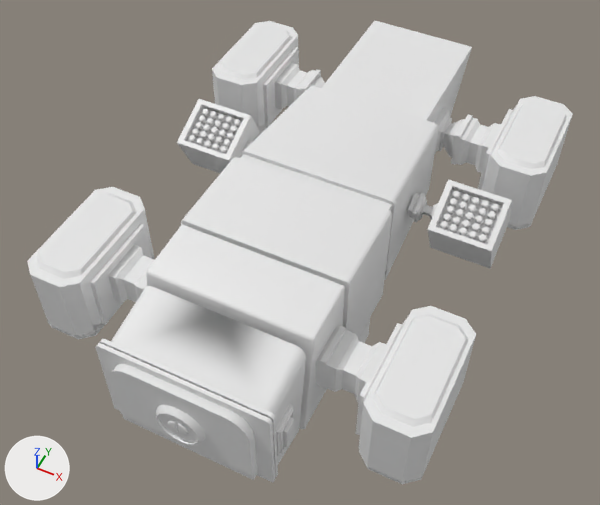
The FBX model Assets/@1_GJY/Art/Models/Boss_GunShip.fbx: old version first, new version second.
The view is the same before and after, from a 50 mm lens placed at (3.4, -6.61, 8.4), pointed at (-0.14, 0.48, -0.47). The axes (+X, +Y, +Z) are drawn at lower left. The lights are the same throughout. Where no turn or scale is listed for an object, it has been applied to the vertices.

The older version as bpy lines, for what is in view:
```python
me_cube_003 = bpy.data.meshes.new('Cube.003')
me_cube_003.from_pydata(...)  # 2483 vertices, 2294 faces; spans x -2.67..2.67, y -0.91..0.96, z -4.59..2.93
me_cube_007 = bpy.data.meshes.new('Cube.007')
me_cube_007.from_pydata(...)  # 133 vertices, 136 faces; spans x -0.42..0.42, y -0.98..0.0, z -0.79..0.8
me_cube_008 = bpy.data.meshes.new('Cube.008')
me_cube_008.from_pydata(...)  # 1162 vertices, 1124 faces; spans x -0.99..0.99, y -0.24..0.34, z -2.41..0.52
me_cube_009 = bpy.data.meshes.new('Cube.009')
me_cube_009.from_pydata(...)  # 1856 vertices, 1892 faces; spans x -2.4..2.4, y -0.51..0.51, z -0.51..0.51
me_cylinder = bpy.data.meshes.new('Cylinder')
me_cylinder.from_pydata(...)  # 320 vertices, 290 faces; spans x -1.0..1.0, y -0.41..0.0, z -1.0..1.0
ob_body = bpy.data.objects.new('Body', me_cube_003)
ob_body.location = (0.0, 0.0, 0.0)
ob_body.rotation_euler = (1.571, 0.0, 0.0)  # degrees (90, 0, 0)
ob_rocketpod = bpy.data.objects.new('RocketPod', me_cube_009)
ob_rocketpod.location = (0.0, 1.45, 0.18)
ob_undercannon = bpy.data.objects.new('UnderCannon', me_cube_008)
ob_undercannon.location = (0.0, 0.4, -0.94)
ob_undercannonbody = bpy.data.objects.new('UnderCannonBody', me_cube_007)
ob_undercannonbody.parent = ob_undercannonpivot
ob_undercannonbody.location = (0.0, 0.00716, -1.992)
ob_undercannonbody.rotation_euler = (1.571, 0.0, 0.0)  # degrees (90, 0, 0)
ob_undercannonpivot = bpy.data.objects.new('UnderCannonPivot', me_cylinder)
ob_undercannonpivot.parent = ob_body
ob_undercannonpivot.location = (0.0, -0.751, 0.835)
```
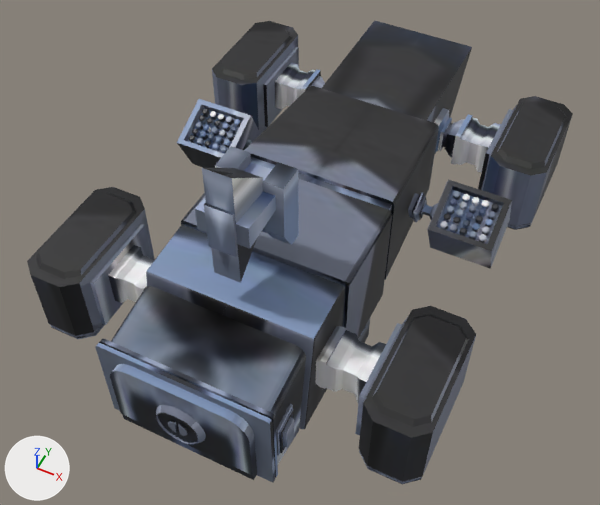
Where the newer file only moved an object's origin or applied its transform, the numbers keep the older frame.

Where the change shows, as pixel boxes [x1, y1, x2, y2] in the pictures (600 x 505 px; the box of a moved part takes in the faces that stretch with it):
'RocketPod', recoloured: [177, 99, 512, 269] in both
'UnderCannonBody', moved, rescaled (not visible before): after [195, 146, 299, 283]
part 2 of me_cube_008, recoloured: [358, 319, 370, 343] in both
part 3 of me_cube_003, moved or reshaped: [276, 404, 294, 455] in both
part 4 of me_cube_003, moved or reshaped: [156, 405, 206, 445] in both
part 5 of me_cube_003, moved or reshaped: [178, 423, 188, 436] in both
part 6 of me_cube_003, added: after [434, 96, 573, 230]
part 7 of me_cube_003, moved or reshaped: [168, 420, 178, 433] in both
part 8 of me_cube_003, added: after [212, 21, 325, 133]
part 9 of me_cube_003, rebuilt: [95, 20, 472, 483] in both
part 10 of me_cube_003, deleted: before [315, 306, 476, 484]
part 11 of me_cube_003, deleted: before [27, 187, 155, 339]
part 12 of me_cube_003, moved or reshaped: before [434, 96, 573, 230]; after [315, 306, 476, 484]
part 13 of me_cube_003, moved or reshaped: before [212, 21, 325, 133]; after [27, 187, 155, 339]

The change, as a list of edits to the scene's bpy script:
```text
Add mat_material_007:
    mat_material_007 = principled_material('Material.007')
    mat_material_007.texture = img_1_png
Change me_cube_003:
    used by ob_body; location = (0.0, 0.0, 0.0); rotation_euler = (1.571, 0.0, 0.0), in degrees (90, 0, 0)
    remove me_cube_003.from_pydata(...)  # 2483 vertices, 2294 faces; spans x -2.67..2.67, y -0.91..0.96, z -4.59..2.93
    add me_cube_003.from_pydata(...)  # 2483 vertices, 2293 faces; spans x -2.67..2.67, y -0.91..0.96, z -7.41..0.11
    me_cube_003 part 3: the loose piece of 76 vertices spanning x 1.08..1.18, y -0.34..0.29, z 2.21..2.57 is moved by (0.0, 0.0, -2.82), in mat_material_003 (picture img_1_png)
    me_cube_003 part 4: the loose piece of 192 vertices spanning x -0.33..0.33, y -0.33..0.33, z 2.85..2.93 is moved by (0.0, 0.0, -2.82), in mat_material_003 (picture img_1_png)
    me_cube_003 part 5: the loose piece of 85 vertices spanning x 0.02..0.13, y -0.11..0.11, z 2.9..2.93 is moved by (0.0, 0.0, -2.82), in mat_material_003 (picture img_1_png)
    me_cube_003 part 6: the loose piece of 380 vertices spanning x 0.84..2.66, y -0.53..0.67, z -4.02..-2.28 is copied, and the copy is moved by (0.0, 0.0, -2.82), in mat_material_003 (picture img_1_png); it spans x 0.84..2.66, y -0.53..0.67, z -6.83..-5.1
    me_cube_003 part 7: the loose piece of 85 vertices spanning x -0.13..-0.02, y -0.11..0.11, z 2.9..2.93 is moved by (0.0, 0.0, -2.82), in mat_material_003 (picture img_1_png)
    me_cube_003 part 8: the loose piece of 380 vertices spanning x -2.66..-0.84, y -0.53..0.67, z -4.02..-2.28 is copied, and the copy is moved by (0.0, 0.0, -2.82), in mat_material_003 (picture img_1_png); it spans x -2.66..-0.84, y -0.53..0.67, z -6.83..-5.1
    me_cube_003 part 9: the loose piece of 520 vertices spanning x -1.15..1.15, y -0.91..0.96, z -4.59..2.85 is rebuilt with 520 vertices and now spans x -1.15..1.15, y -0.91..0.96, z -7.41..0.03, in mat_material_003 (picture img_1_png)
    me_cube_003 part 10: the loose piece of 344 vertices spanning x 1.12..2.67, y -0.53..0.67, z 0.45..2.19 is deleted
    me_cube_003 part 11: the loose piece of 344 vertices spanning x -2.67..-1.12, y -0.53..0.67, z 0.45..2.19 is deleted
    me_cube_003 part 12: 1 vertex moved within x 2.47, y -0.46, z -2.29; 376 vertices removed from x 0.84..2.66, y -0.53..0.67, z -4.02..-2.28; 341 vertices added at x 0.0..2.67, y -0.53..0.67, z -2.37..-0.63
    me_cube_003 part 13: 1 vertex moved within x -2.47, y -0.46, z -2.29; 376 vertices removed from x -2.66..-0.84, y -0.53..0.67, z -4.02..-2.28; 340 vertices added at x -2.67..-1.12, y -0.53..0.67, z -2.37..-0.63
    add me_cube_003.materials.append(mat_material_003)  # picture img_1_png
Change me_cube_008:
    where me_cube_008.from_pydata(...)  # 1162 vertices, 1124 faces; spans x -0.99..0.99, y -0.24..0.34, z -2.41..0.52
    me_cube_008 part 2: 1124 faces spanning x -0.99..0.99, y -0.24..0.34, z -2.41..0.52 switch from no material to mat_material_007 (picture img_1_png)
Change me_cube_007:
    where me_cube_007.from_pydata(...)  # 133 vertices, 136 faces; spans x -0.42..0.42, y -0.98..0.0, z -0.79..0.8
    used by ob_undercannonbody; parent = ob_undercannonpivot; location = (0.0, 0.00716, -1.992); rotation_euler = (1.571, 0.0, 0.0), in degrees (90, 0, 0)
    me_cube_007 part 1: the whole mesh is scaled about its middle by 0.614, then moved by (0.0, 0.51, -0.07)
Change me_cube_009:
    where me_cube_009.from_pydata(...)  # 1856 vertices, 1892 faces; spans x -2.4..2.4, y -0.51..0.51, z -0.51..0.51
    add me_cube_009.materials.append(mat_material_004)  # picture img_1_png
Change ob_body:
    ob_body.location: (0.0, 0.0, 0.0) -> (0.0, -2.82, 0.0)
Change ob_undercannonpivot:
    ob_undercannonpivot.location: (0.0, -0.751, 0.835) -> (0.0, -0.751, -1.983)
    ob_undercannonpivot.scale: (1.0, 1.0, 1.0) -> (1.63, 1.63, 1.63)
Change ob_undercannonbody:
    ob_undercannonbody.location: (0.0, 0.00716, -1.992) -> (0.0, 1.669, 0.183)
```
